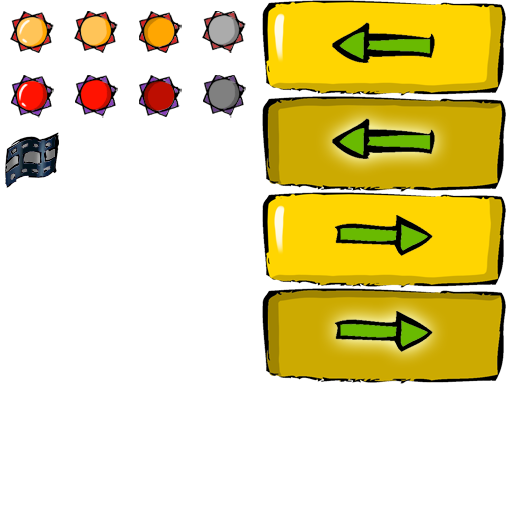
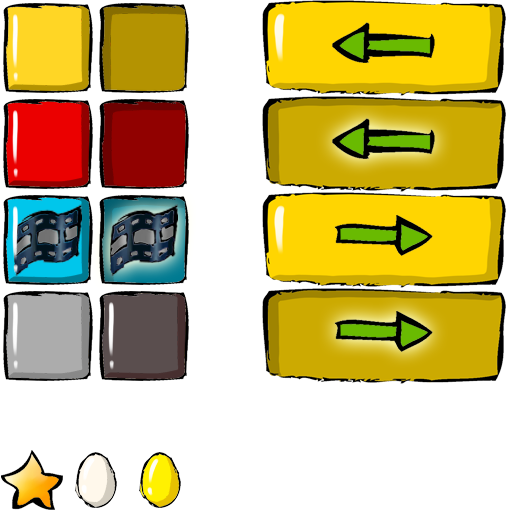
Layers edited between the first and the second 512 x 512 image:
added group "黄方" with 4 layers above "黄方(2)" over [3, 3, 93, 93]
added layer "黄方 线" in group "黄方" over [3, 3, 93, 93]
added layer "黄" (1st of 5, in "黄方") in group "黄方" over [5, 5, 90, 91]
added group "黄方(2)" with 4 layers above "灰方" over [99, 3, 189, 93]
added layer "黄方 线(2)" in group "黄方(2)" over [99, 3, 189, 93]
added layer "阴影(4)" in group "黄方(2)" over [101, 5, 186, 91]
added layer "黄(2)" in group "黄方(2)" over [101, 5, 186, 91]
added group "灰方" with 4 layers above "红方" over [3, 291, 93, 381]
added layer "灰方 线" in group "灰方" over [3, 291, 93, 381]
added layer "灰" in group "灰方" over [5, 293, 90, 379]
added group "红方" with 4 layers above "红方(2)" over [3, 99, 93, 189]
added layer "红方 线" in group "红方" over [3, 99, 93, 189]
added layer "红" (1st of 5, in "红方") in group "红方" over [5, 101, 90, 187]
added group "红方(2)" with 3 layers above "红灰方" over [99, 99, 189, 189]
added layer "红方 线(2)" in group "红方(2)" over [99, 99, 189, 189]
added layer "阴影(2)" in group "红方(2)" over [101, 101, 186, 187]
added layer "红(2)" in group "红方(2)" over [101, 101, 186, 187]
added group "红灰方" with 4 layers above "蓝方" over [99, 291, 189, 381]
added layer "红灰方 线" in group "红灰方" over [99, 291, 189, 381]
added group "蓝方" with 5 layers above "蓝方(2)" over [3, 195, 93, 285]
added layer "蓝方 线" in group "蓝方" over [3, 195, 93, 285]
moved "胶片" (in "蓝方") into group "蓝方", painted on it over [6, 137, 82, 276]
added group "蓝方(2)" with 4 layers above "金蛋" over [99, 195, 189, 285]
added layer "蓝方 线(2)" in group "蓝方(2)" over [99, 195, 189, 285]
…and 44 more changes (30 added, 1 painted, 5 removed, 1 stack, 8 visibility)
